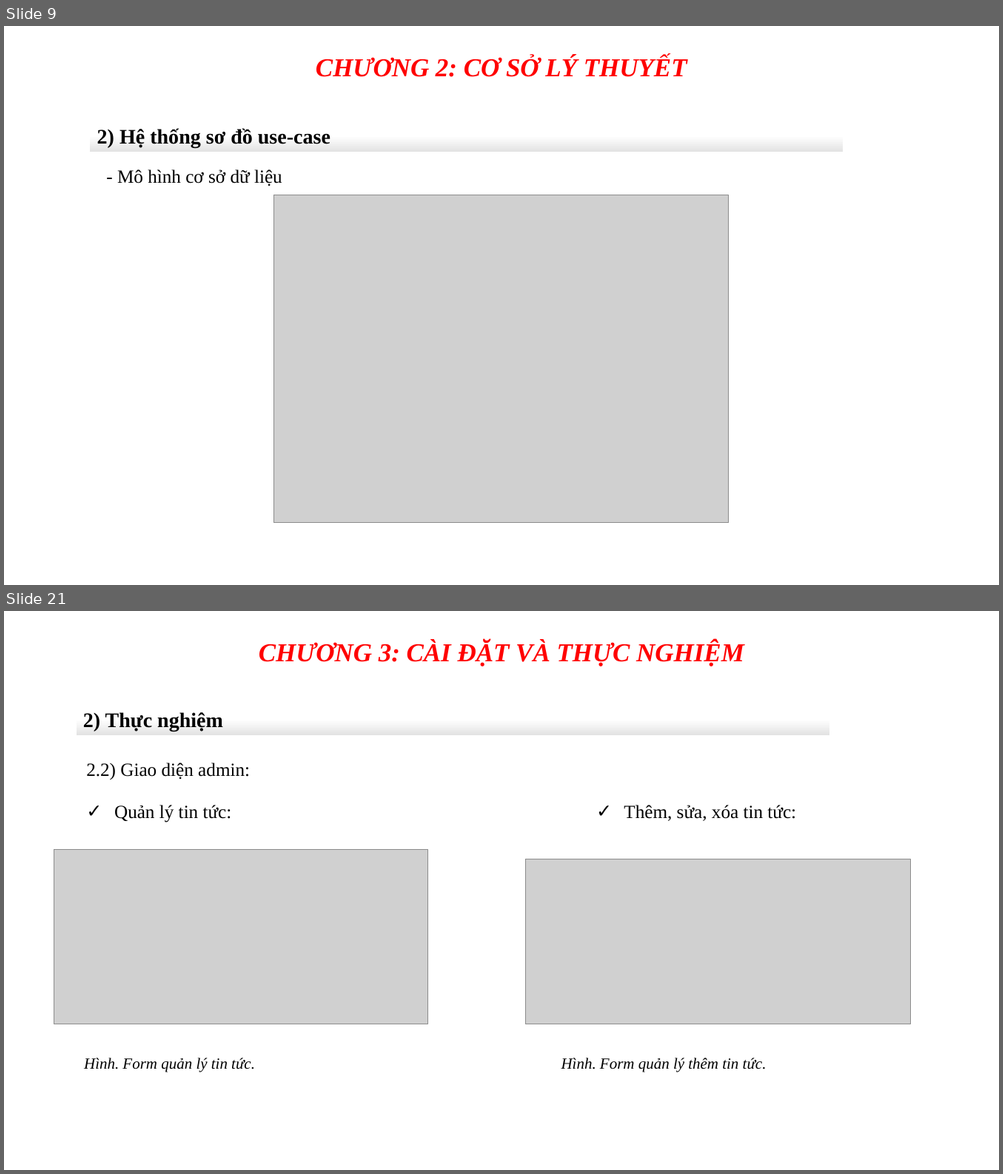
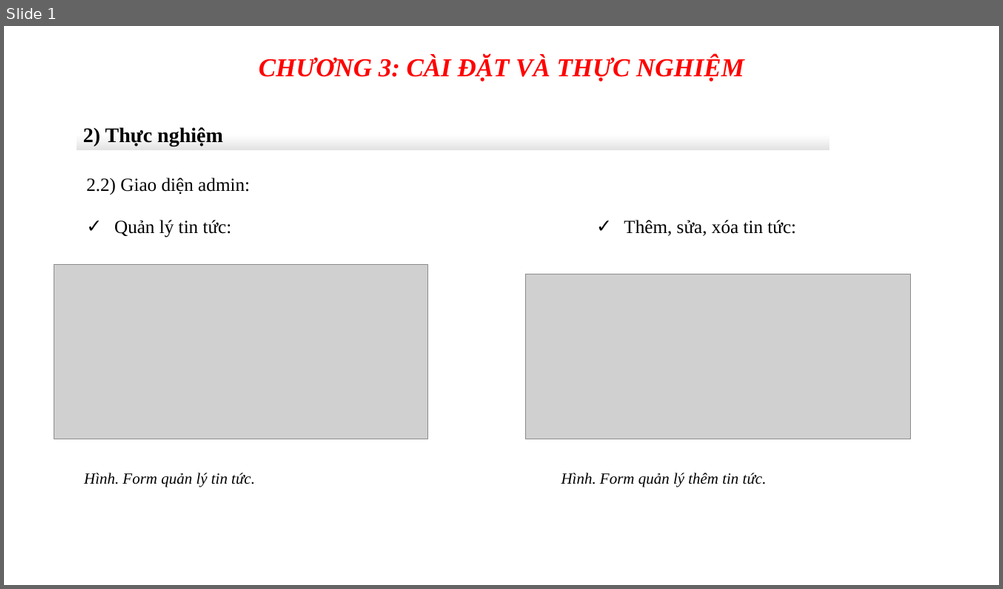
Before and after one commit to vothihoangyen/demo8-6, a slide deck: BỘ-TÀI-NGUYÊN-MÔI-TRƯỜNG-1.pptx. Shown one above the other, each under a label of ours: slides 9 and 21 before the commit, slide 1 after it; the slides between them are not shown. The pictures are 1003x1174 and 1003x589 pixels, drawn with LibreOffice and Linux fonts; fonts in the diff are those of the drawing; grey boxes stand for pictures; background and template pictures are left out. Boxes give left, top, right and bottom in pixels: in the first picture for what was removed or moved away, otherwise in the second. Text is boxed around its words. In the diff, an @@ line names an element or a change of style, - is before the commit and + after.

```diff
--- a/BỘ-TÀI-NGUYÊN-MÔI-TRƯỜNG-1.pptx
+++ b/BỘ-TÀI-NGUYÊN-MÔI-TRƯỜNG-1.pptx
@@ slide 9 removed at [4, 26, 999, 585], background picture (left out) @@
@@ text removed at [316, 56, 687, 77] @@
-CHƯƠNG 2: CƠ SỞ LÝ THUYẾT
@@ rectangle removed at [90, 120, 843, 152] @@
-2) Hệ thống sơ đồ use-case
@@ text removed at [117, 170, 282, 186] @@
-- Mô hình cơ sở dữ liệu
@@ picture removed at [274, 195, 728, 524] @@
@@ what was slide 21 is now slide 1 @@
```
Also in this commit, not shown: 19 other slides removed.
